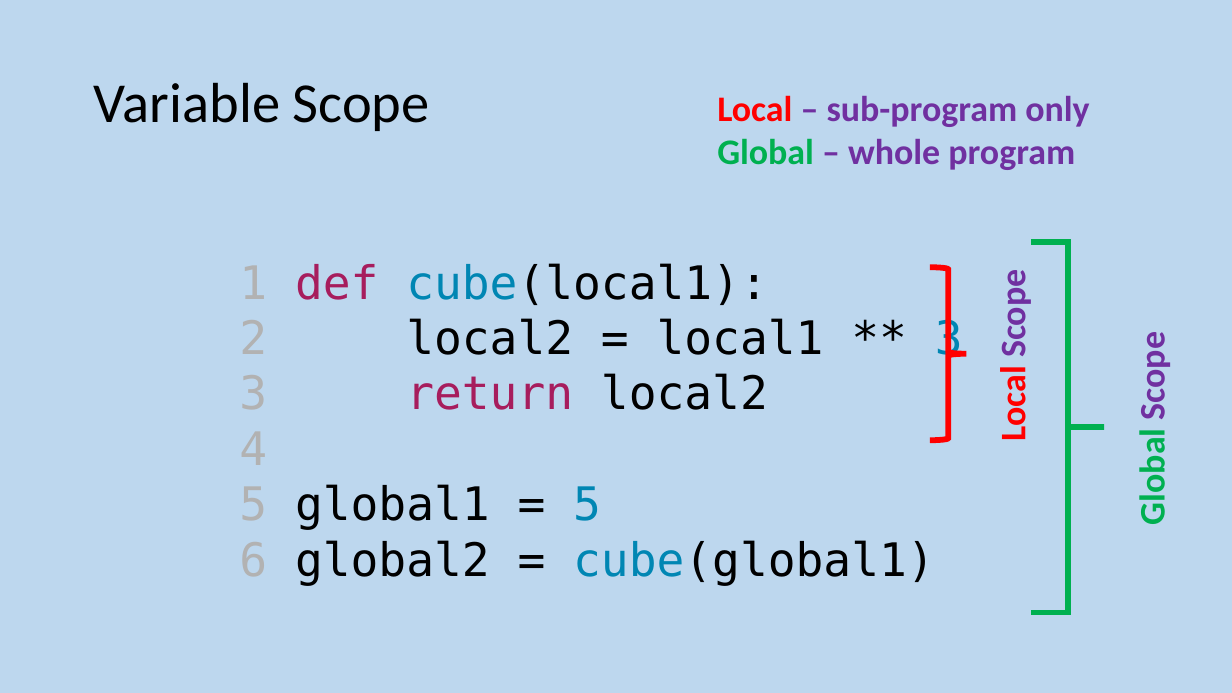
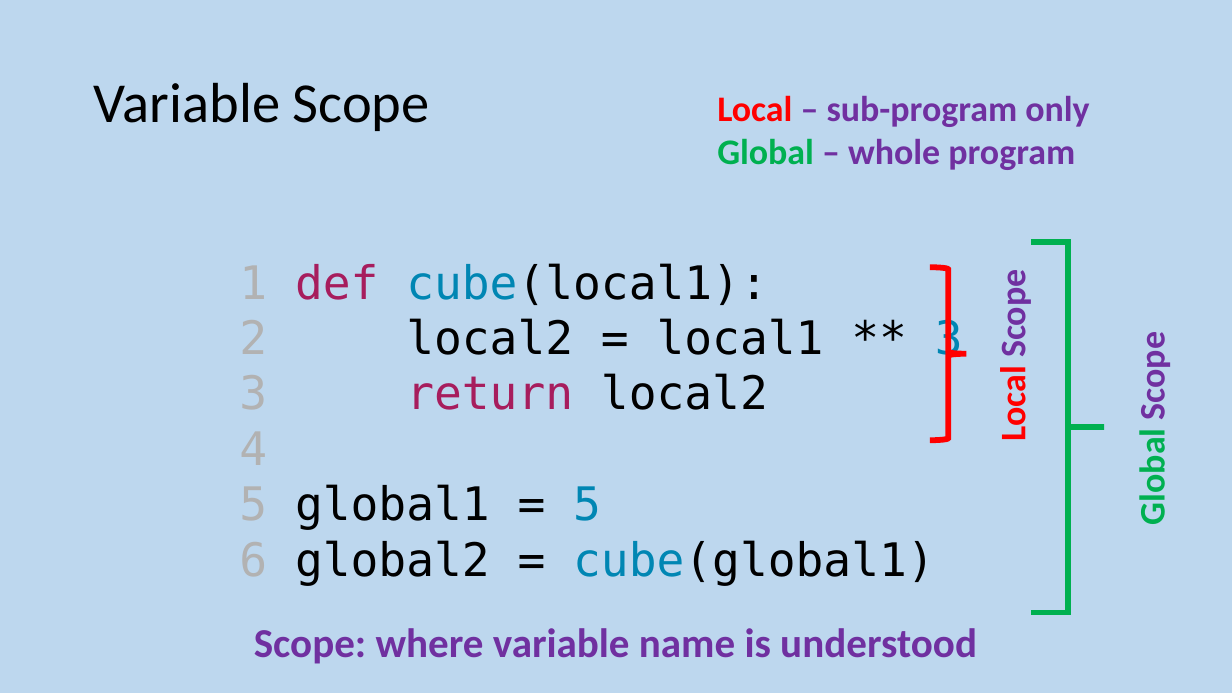
Before and after one commit to MrFriendCS/MrFriendCS.github.io, a slide deck: slide 28 of h-cs/sdd/H CS SDD Slides.pptx. Drawn at 1232x693 pixels with LibreOffice and Linux fonts; fonts in the diff are those of the drawing. Boxes give left, top, right and bottom in pixels: in the first picture for what was removed or moved away, otherwise in the second. Text is boxed around its words. In the diff, an @@ line names an element or a change of style, - is before the commit and + after.

```diff
--- a/h-cs/sdd/H CS SDD Slides.pptx
+++ b/h-cs/sdd/H CS SDD Slides.pptx
@@ text added at (254,628,977,664), 32 pt, text #7030A0, bold @@
+Scope: where variable name is understood
```
Also in this commit, not shown: 2 other slides changed, 1 other file.
